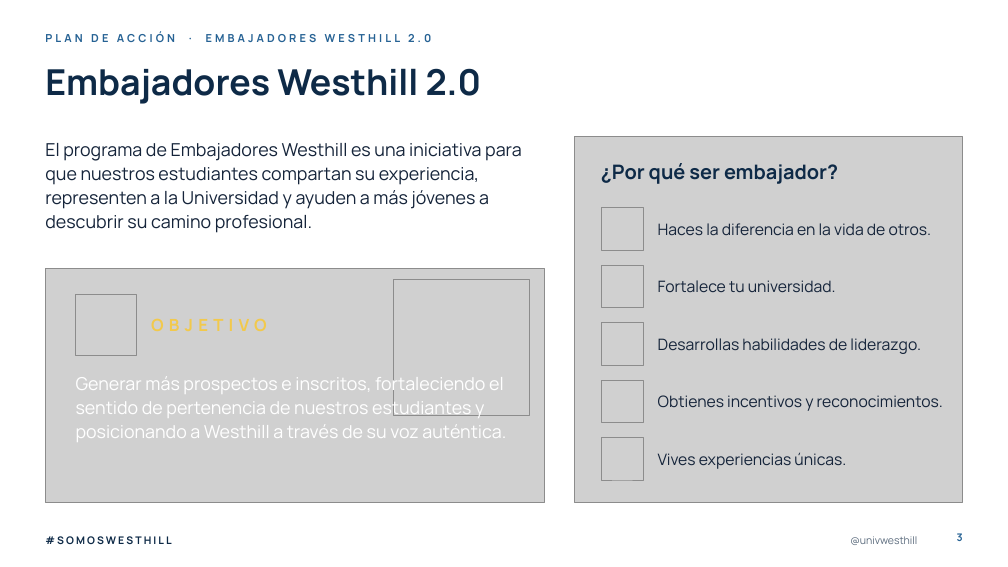
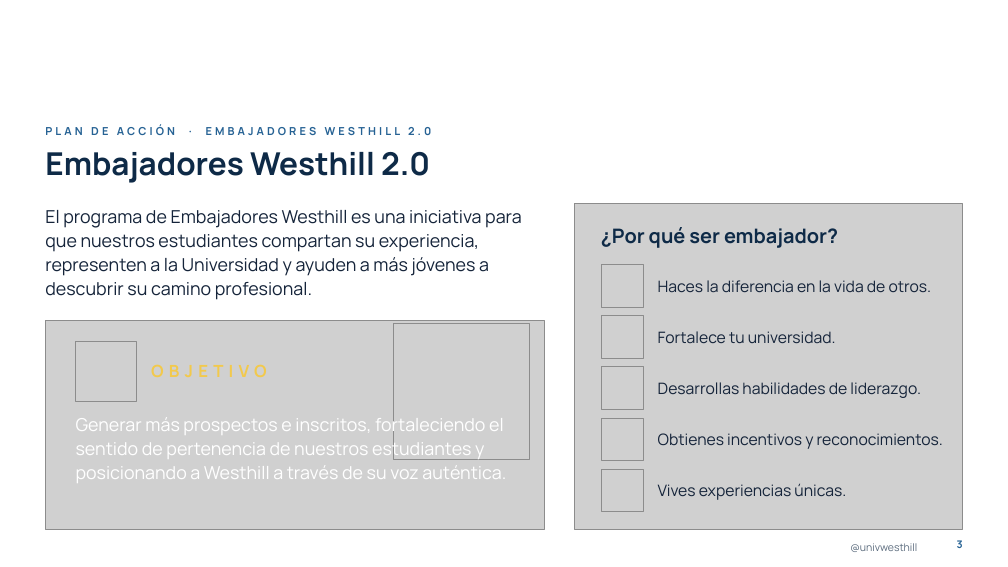
Before and after one commit to dnmcamiloedson-arch/EdUW, a slide deck: slide 3 of presentaciones/Plan_de_Accion_Embajadores_Westhill_2027.pptx. Drawn at 1008x567 pixels with LibreOffice and Linux fonts; fonts in the diff are those of the drawing; grey boxes stand for pictures; background and template pictures are left out. Boxes give left, top, right and bottom in pixels: in the first picture for what was removed or moved away, otherwise in the second. Text is boxed around its words. In the diff, an @@ line names an element or a change of style, - is before the commit and + after.

```diff
--- a/presentaciones/Plan_de_Accion_Embajadores_Westhill_2027.pptx
+++ b/presentaciones/Plan_de_Accion_Embajadores_Westhill_2027.pptx
@@ text added at (83, 12, 386, 44), 19 pt, text #FFFFFF, bold @@
+#SOMOSWESTHILL
@@ text "PLAN DE ACCIÓN · EMBAJADORES ...": place and size @@
-text "PLAN DE ACCIÓN · EMBAJADORES ..." at (45, 32, 431, 42)
+text "PLAN DE ACCIÓN · EMBAJADORES ..." at (45, 125, 431, 135)
@@ title "Embajadores Westhill 2.0": place and size @@
-title "Embajadores Westhill 2.0" at (45, 68, 481, 104)
+title "Embajadores Westhill 2.0" at (45, 152, 430, 183)
@@ title "Embajadores Westhill 2.0" at (45, 152, 430, 183): size 34 to 30 pt @@
@@ text "El programa de Embajadores Westhill ...": place and size @@
-text "El programa de Embajadores Westhill ..." at (45, 143, 522, 233)
+text "El programa de Embajadores Westhill ..." at (45, 210, 522, 300)
@@ picture: place and size @@
-picture at (575, 136, 963, 503)
+picture at (575, 203, 963, 529)
@@ picture removed at (601, 208, 644, 250) @@
@@ text "¿Por qué ser embajador?": place and size @@
-text "¿Por qué ser embajador?" at (601, 163, 838, 184)
+text "¿Por qué ser embajador?" at (601, 227, 838, 248)
@@ text "Haces la diferencia en la ...": place and size @@
-text "Haces la diferencia en la ..." at (658, 223, 932, 235)
+text "Haces la diferencia en la ..." at (658, 280, 932, 292)
@@ picture: place and size @@
-picture at (45, 268, 544, 503)
+picture at (45, 321, 544, 529)
@@ picture added at (601, 316, 644, 358) @@
@@ text "Fortalece tu universidad.": place and size @@
-text "Fortalece tu universidad." at (658, 280, 836, 292)
+text "Fortalece tu universidad." at (658, 331, 836, 343)
@@ 3 pictures: place and size @@
-3 pictures at (76, 280, 644, 416)
+3 pictures at (76, 324, 644, 460)
@@ text "OBJETIVO": place and size @@
-text "OBJETIVO" at (151, 318, 267, 331)
+text "OBJETIVO" at (151, 364, 267, 377)
@@ text "Desarrollas habilidades de liderazgo.": place and size @@
-text "Desarrollas habilidades de liderazgo." at (658, 338, 921, 354)
+text "Desarrollas habilidades de liderazgo." at (658, 382, 921, 398)
@@ text "Generar más prospectos e inscritos, ...": place and size @@
-text "Generar más prospectos e inscritos, ..." at (76, 374, 506, 442)
+text "Generar más prospectos e inscritos, ..." at (76, 415, 506, 483)
@@ picture: place and size @@
-picture at (601, 380, 644, 423)
+picture at (601, 418, 644, 461)
@@ text "Obtienes incentivos y reconocimientos.": place and size @@
-text "Obtienes incentivos y reconocimientos." at (658, 395, 943, 411)
+text "Obtienes incentivos y reconocimientos." at (658, 433, 943, 449)
@@ picture: place and size @@
-picture at (601, 438, 644, 480)
+picture at (601, 469, 644, 511)
@@ text "Vives experiencias únicas.": place and size @@
-text "Vives experiencias únicas." at (658, 452, 846, 469)
+text "Vives experiencias únicas." at (658, 483, 846, 500)
@@ text removed at (45, 536, 171, 544) @@
-#SOMOSWESTHILL
@@ text "@univwesthill": place and size @@
-text "@univwesthill" at (850, 536, 917, 545)
+text "@univwesthill" at (850, 543, 917, 552)
@@ page number: place and size @@
-page number at (957, 533, 963, 541)
+page number at (957, 540, 963, 548)
```
Also in this commit, not shown: 15 other slides changed.
